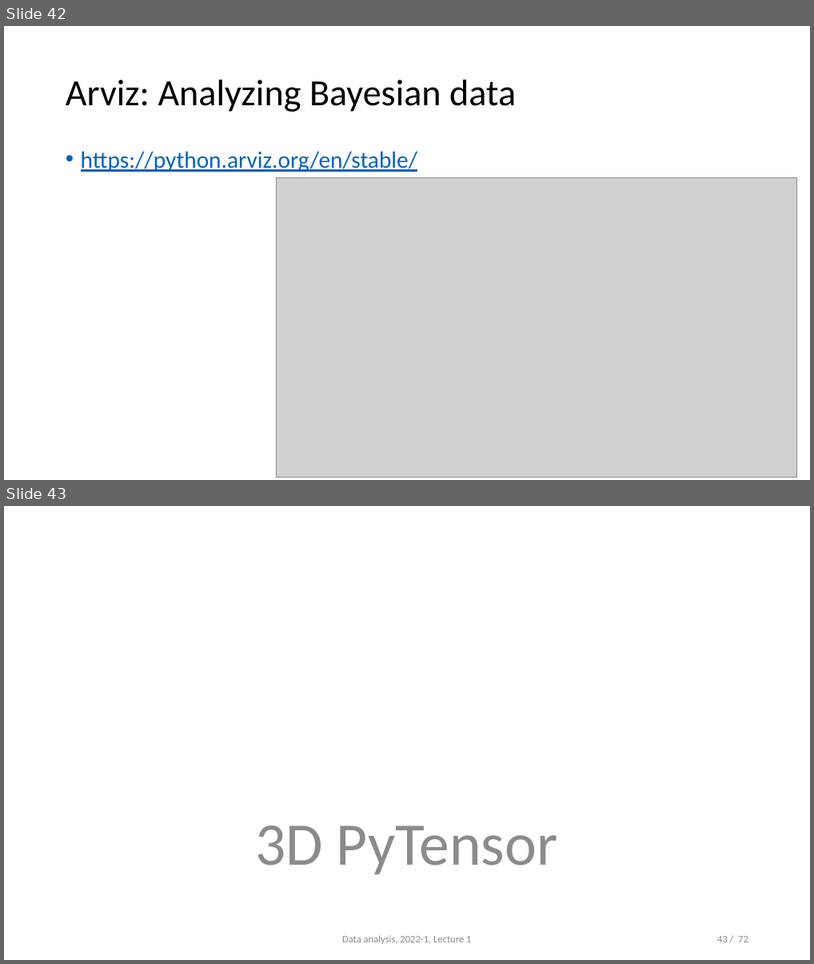
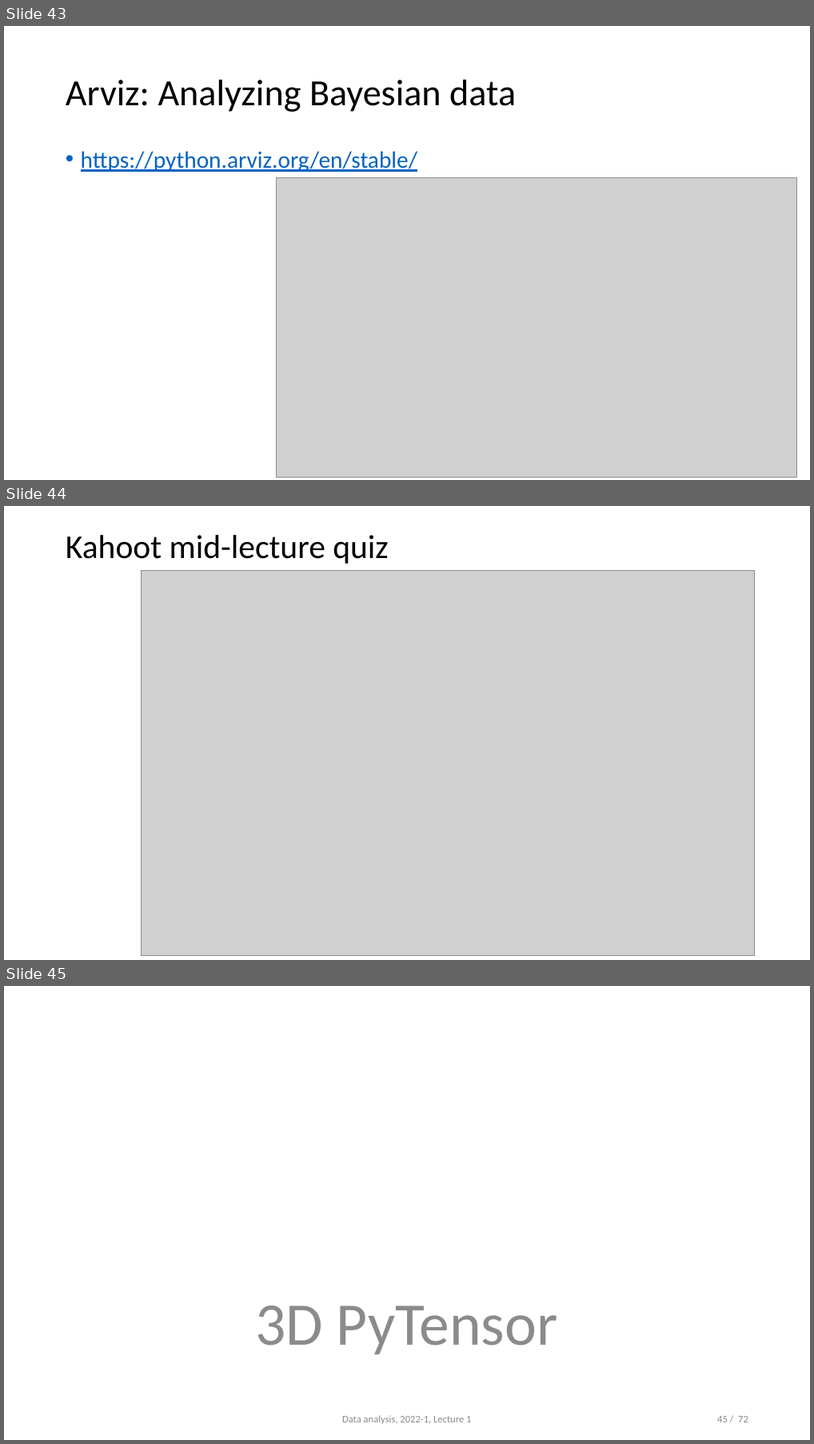
Before and after one commit to opherdonchin/StatisticalComputationAndAnalysis, a slide deck: Lectures/Lecture 3 PyMC and Sampling.pptx. Shown one above the other, each under a label of ours: slides 42 and 43 before the commit, slides 43, 44 and 45 after it. The pictures are 814x964 and 814x1444 pixels, drawn with LibreOffice and Linux fonts; fonts in the diff are those of the drawing; grey boxes stand for pictures. Boxes give left, top, right and bottom in pixels: in the first picture for what was removed or moved away, otherwise in the second. Text is boxed around its words. In the diff, an @@ line names an element or a change of style, - is before the commit and + after.

```diff
--- a/Lectures/Lecture 3 PyMC and Sampling.pptx
+++ b/Lectures/Lecture 3 PyMC and Sampling.pptx
@@ slide 44 added at <box>4,506,810,960</box>, background #FFFFFF @@
@@ title added at <box>66,535,389,564</box>, 39.6 pt, text #000000 @@
+Kahoot mid-lecture quiz
@@ picture added at <box>142,571,755,956</box> @@
@@ what was slide 42 is now slide 43 @@
@@ what was slide 43 is now slide 45 @@
```
Also in this commit, not shown: 1 other slide added, 2 other files.
